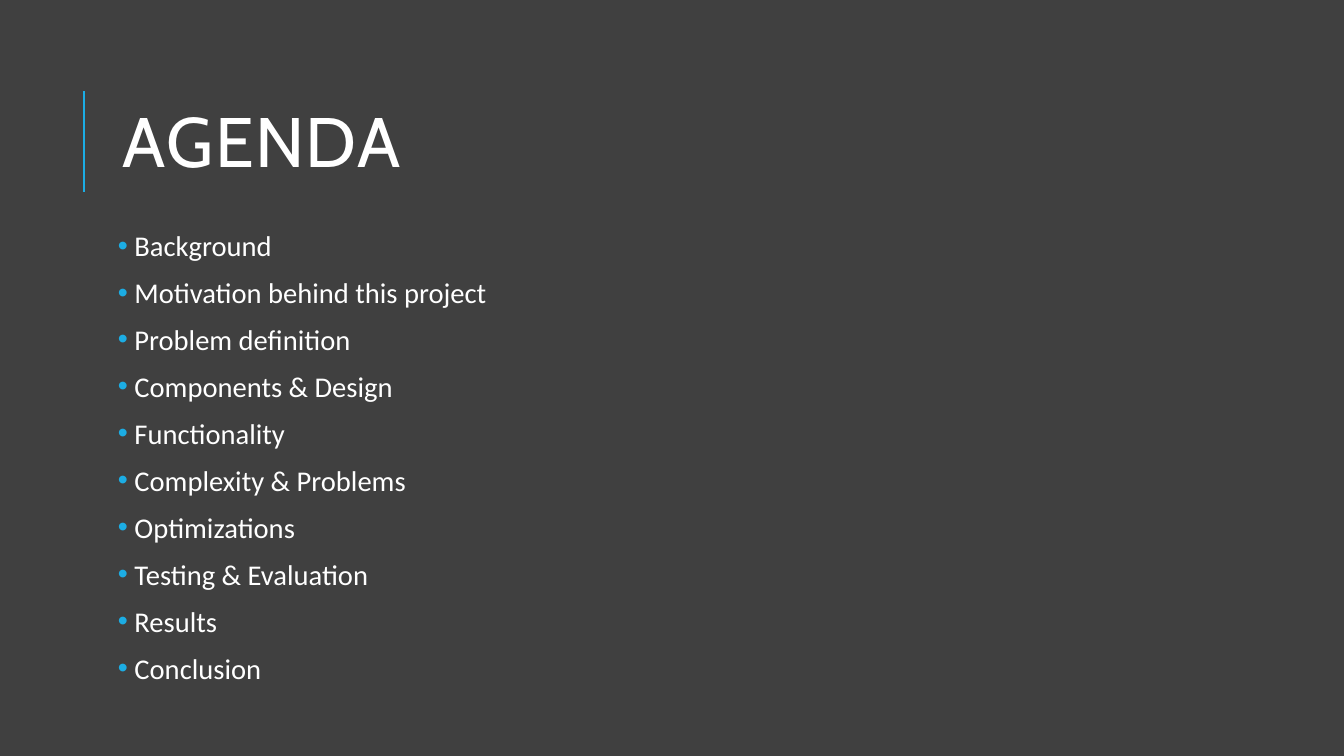
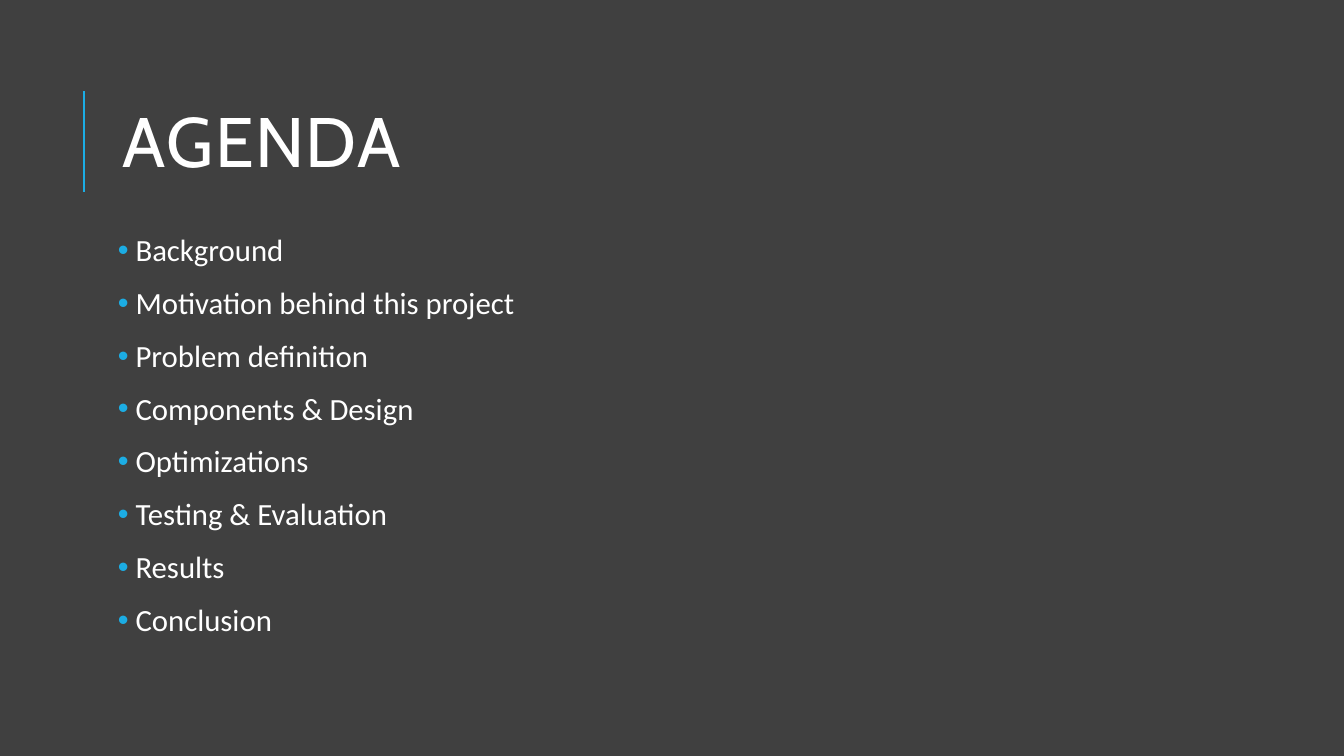
Before and after one commit to mahersanalla/IntegrityTree_, a slide deck: slide 2 of Integrity_Tree_updated.pptx. Drawn at 1344x756 pixels with LibreOffice and Linux fonts; fonts in the diff are those of the drawing. Boxes give left, top, right and bottom in pixels: in the first picture for what was removed or moved away, otherwise in the second. Text is boxed around its words. In the diff, an @@ line names an element or a change of style, - is before the commit and + after.

```diff
--- a/Integrity_Tree_updated.pptx
+++ b/Integrity_Tree_updated.pptx
@@ text "Background" at (x1=136, y1=239, x2=514, y2=631): size 20.4 to 22 pt; line spacing 0.8 to 0.9 @@
@@ text at (x1=134, y1=424, x2=406, y2=496): paragraphs removed @@
-• Functionality
-• Complexity & Problems
```
Also in this commit, not shown: 6 other slides changed, 3 slides added.
